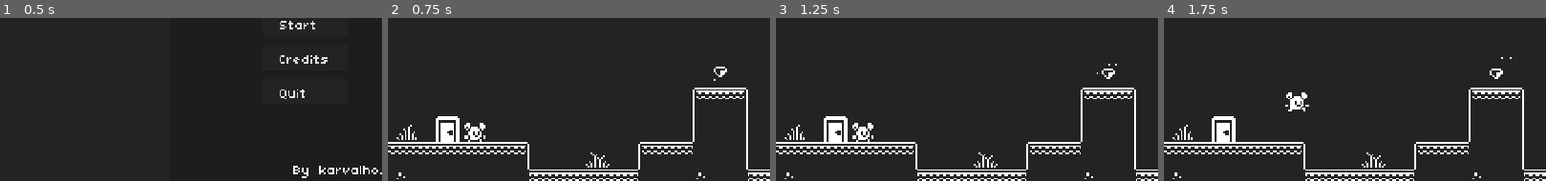
Above: before the commit, frames 1-4 (left to right).
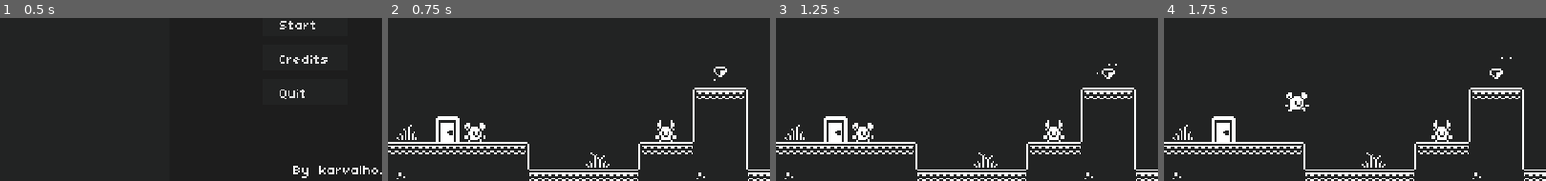
Above: after the commit, the same moments.

Repository: jrenato/duality
Game: Godot game, scene res://UI/main_menu.tscn
The game is run twice, just before and just after one commit, with the same random seed, the same clock (stepped at 60 frames per second) and the same inputs.
Inputs:
- Up to frame 1 (0.5 s): no input
- Up to frame 2 (0.75 s): click "Start" at 0.5 s
- Up to frame 3 (1.25 s): no input
- Up to frame 4 (1.75 s): hold D (move_right) from 1.28 s (still down); tap W (enter) at 1.35 s; tap Space (jump) at 1.52 s
The pictures show only the part of the screen within x 10-60%, y 29-79%; the shares and areas given below are measured in that part.

Frame 1 is identical in both runs. In frame 2, 0.3% of the frame differs, in the area x 70-76%, y 62-77%; in frame 3, 0.3%; in frame 4, 0.3%.

Commit message:
Added basic quest giver interaction

Diff:
--- /dev/null
+++ b/Autoloads/quest_database.gd
@@ -0,0 +1,11 @@
+extends Node
+
+@export var quest_data : Resource
+
+
+func get_quest(quest_id) -> QuestDetails:
+	for quest in quest_data.quests:
+		if quest.quest_id == quest_id:
+			return quest
+
+	return null
--- /dev/null
+++ b/Autoloads/quest_database.tscn
@@ -0,0 +1,8 @@
+[gd_scene load_steps=3 format=3 uid="uid://mx7267xj7ixj"]
+
+[ext_resource type="Script" path="res://Autoloads/quest_database.gd" id="1_22ebu"]
+[ext_resource type="Resource" uid="uid://e4hunpdghwtn" path="res://Systems/Quest/quest_data.tres" id="2_6vufs"]
+
+[node name="QuestDatabase" type="Node"]
+script = ExtResource("1_22ebu")
+quest_data = ExtResource("2_6vufs")
--- /dev/null
+++ b/Characters/quest_giver.gd
@@ -0,0 +1,13 @@
+extends Area2D
+
+@onready var quest_giver_component: Node = %QuestGiverComponent
+
+@export var active : bool = true
+
+
+func _ready() -> void:
+	pass
+
+
+func interact_with(player : Player) -> void:
+	quest_giver_component.interact_with(player)
--- /dev/null
+++ b/Characters/quest_giver.tscn
@@ -0,0 +1,41 @@
+[gd_scene load_steps=7 format=3 uid="uid://cm35j6jsq14nh"]
+
+[ext_resource type="Script" path="res://Characters/quest_giver.gd" id="1_paxk5"]
+[ext_resource type="Texture2D" uid="uid://cqa1rmoq1njky" path="res://Assets/monochrome_tilemap_transparent_packed.png" id="1_w4jq4"]
+[ext_resource type="PackedScene" uid="uid://bkwxbsfyg04ng" path="res://Systems/Quest/Components/quest_giver_component.tscn" id="2_cclj6"]
+
+[sub_resource type="CapsuleShape2D" id="CapsuleShape2D_ceoem"]
+radius = 5.0
+height = 14.0
+
+[sub_resource type="AtlasTexture" id="AtlasTexture_08s3x"]
+atlas = ExtResource("1_w4jq4")
+region = Rect2(0, 208, 16, 16)
+
+[sub_resource type="SpriteFrames" id="SpriteFrames_yt551"]
+animations = [{
+"frames": [{
+"duration": 1.0,
+"texture": SubResource("AtlasTexture_08s3x")
+}],
+"loop": true,
+"name": &"idle",
+"speed": 5.0
+}]
+
+[node name="QuestGiver" type="Area2D"]
+script = ExtResource("1_paxk5")
+
+[node name="QuestGiverComponent" parent="." instance=ExtResource("2_cclj6")]
+unique_name_in_owner = true
+quest_id = 1001
+
+[node name="CollisionShape2D" type="CollisionShape2D" parent="."]
+position = Vector2(0, -7)
+shape = SubResource("CapsuleShape2D_ceoem")
+
+[node name="AnimatedSprite2D" type="AnimatedSprite2D" parent="."]
+position = Vector2(0, -8)
+sprite_frames = SubResource("SpriteFrames_yt551")
+animation = &"idle"
+autoplay = "idle"
--- a/Levels/level01.tscn
+++ b/Levels/level01.tscn
@@ -9,6 +9,7 @@
 [ext_resource type="PackedScene" uid="uid://cx5ekubs7wmm3" path="res://Levels/spawn_point.tscn" id="8_o4n8y"]
 [ext_resource type="PackedScene" uid="uid://c2egxttv8ba23" path="res://Levels/exit_door.tscn" id="8_rehrj"]
 [ext_resource type="PackedScene" uid="uid://c5oubomrg0noi" path="res://Levels/level02.tscn" id="9_q8e0h"]
+[ext_resource type="PackedScene" uid="uid://cm35j6jsq14nh" path="res://Characters/quest_giver.tscn" id="10_gdi1d"]
 
 [node name="Level" type="Node2D"]
 script = ExtResource("1_vtri3")
@@ -43,4 +44,7 @@
 position = Vector2(360, 184)
 next_level = ExtResource("9_q8e0h")
 
+[node name="QuestGiver" parent="." instance=ExtResource("10_gdi1d")]
+position = Vector2(208, 176)
+
 [connection signal="timeout" from="SpawnTimer" to="." method="_on_spawn_timer_timeout"]
--- a/Player/platformer_controller.gd
+++ b/Player/platformer_controller.gd
@@ -1,5 +1,4 @@
 extends CharacterBody2D
-
 class_name PlatformerController2D
 
 signal jumped(is_ground_jump: bool)
--- a/Player/player.gd
+++ b/Player/player.gd
@@ -1,10 +1,11 @@
 extends PlatformerController2D
 class_name Player
 
-@onready var animated_sprite: AnimatedSprite2D = $AnimatedSprite2D
-@onready var interaction_area: Area2D = %InteractionArea2D
+@onready var animated_sprite : AnimatedSprite2D = $AnimatedSprite2D
+@onready var interaction_area : Area2D = %InteractionArea2D
+@onready var quest_log_component : QuestLogComponent = %QuestLogComponent
 
-var interactable_nearby: Area2D
+var interactable_nearby : Area2D
 
 
 func _ready() -> void:
--- a/Player/player.tscn
+++ b/Player/player.tscn
@@ -1,7 +1,8 @@
-[gd_scene load_steps=11 format=3 uid="uid://bxurph16m1826"]
+[gd_scene load_steps=12 format=3 uid="uid://bxurph16m1826"]
 
 [ext_resource type="Script" path="res://Player/player.gd" id="1_2a34q"]
 [ext_resource type="Texture2D" uid="uid://cqa1rmoq1njky" path="res://Assets/monochrome_tilemap_transparent_packed.png" id="2_2p4lx"]
+[ext_resource type="PackedScene" uid="uid://bdps56r6rpulg" path="res://Systems/Quest/Components/quest_log_component.tscn" id="3_4ikp0"]
 
 [sub_resource type="AtlasTexture" id="AtlasTexture_nmdwe"]
 atlas = ExtResource("2_2p4lx")
@@ -86,6 +87,9 @@
 position = Vector2(0, -6)
 shape = SubResource("CircleShape2D_l0uvb")
 
+[node name="QuestLogComponent" parent="." instance=ExtResource("3_4ikp0")]
+unique_name_in_owner = true
+
 [node name="InteractionArea2D" type="Area2D" parent="."]
 unique_name_in_owner = true
 
--- /dev/null
+++ b/Systems/Quest/Components/quest_giver_component.gd
@@ -0,0 +1,26 @@
+extends Node
+
+@export var quest_id : int
+
+var quest_details : QuestDetails
+
+
+func _ready() -> void:
+	quest_details = QuestDatabase.get_quest(1001)
+
+
+func interact_with(player : Player) -> void:
+	if not quest_details:
+		return
+
+	if player.quest_log_component.query_active_quest(quest_details.quest_id):
+		print("You already have that quest")
+		return
+
+	# TODO: Display quest
+	# player.quest_log_component.add_new_quest(quest_details)
+	display_quest()
+
+
+func display_quest() -> void:
+	print(quest_details.quest_name)
--- /dev/null
+++ b/Systems/Quest/Components/quest_giver_component.tscn
@@ -0,0 +1,6 @@
+[gd_scene load_steps=2 format=3 uid="uid://bkwxbsfyg04ng"]
+
+[ext_resource type="Script" path="res://Systems/Quest/Components/quest_giver_component.gd" id="1_37opb"]
+
+[node name="QuestGiverComponent" type="Node"]
+script = ExtResource("1_37opb")
--- /dev/null
+++ b/Systems/Quest/Components/quest_log_component.gd
@@ -0,0 +1,30 @@
+extends Node
+class_name QuestLogComponent
+
+@export var quest_base_scene : PackedScene
+
+var current_active_quests : Array[int]
+var completed_quests : Array[int]
+var currect_tracked_quest : String
+
+@onready var current_quests: Node = %CurrentQuests
+
+
+func add_new_quest(quest_details : QuestDetails) -> void:
+	if quest_details.quest_id not in current_active_quests:
+		current_active_quests.append(quest_details.quest_id)
+		var quest_base : QuestBase  = quest_base_scene.instantiate()
+		current_quests.add_child(quest_base)
+		quest_base.quest_details = quest_details
+
+
+func complete_quest() -> void:
+	pass
+
+
+func query_active_quest(quest_id : int) -> bool:
+	return quest_id in current_active_quests
+
+
+func track_quest() -> void:
+	pass
--- /dev/null
+++ b/Systems/Quest/Components/quest_log_component.tscn
@@ -0,0 +1,11 @@
+[gd_scene load_steps=3 format=3 uid="uid://bdps56r6rpulg"]
+
+[ext_resource type="Script" path="res://Systems/Quest/Components/quest_log_component.gd" id="1_lv8rn"]
+[ext_resource type="PackedScene" uid="uid://b862nja7iih4y" path="res://Systems/Quest/quest_base.tscn" id="2_wy5f7"]
+
+[node name="QuestLogComponent" type="Node"]
+script = ExtResource("1_lv8rn")
+quest_base_scene = ExtResource("2_wy5f7")
+
+[node name="CurrentQuests" type="Node" parent="."]
+unique_name_in_owner = true
--- a/Systems/Quest/Resources/quest_details.gd
+++ b/Systems/Quest/Resources/quest_details.gd
@@ -1,6 +1,7 @@
 extends Resource
 class_name QuestDetails
 
+@export var quest_id : int
 @export var quest_name : String
 @export_multiline var log_description : String
 @export_multiline var tracking_description : String
--- a/Systems/Quest/quest_base.gd
+++ b/Systems/Quest/quest_base.gd
@@ -1,9 +1,8 @@
 extends Node
 class_name QuestBase
 
-@export var quest_id : int
-@export var quest_details : QuestDetails
-@export var current_stage : int
-@export var current_stage_details : StageDetails
-@export var current_objective_progress : Dictionary
-@export var is_completed : bool
+var quest_details : QuestDetails
+var current_stage : int
+var current_stage_details : StageDetails
+var current_objective_progress : Dictionary
+var is_completed : bool
--- a/Systems/Quest/quest_data.tres
+++ b/Systems/Quest/quest_data.tres
@@ -26,6 +26,7 @@
 
 [sub_resource type="Resource" id="Resource_f27w2"]
 script = ExtResource("1_e0vob")
+quest_id = 1001
 quest_name = "Find out what's happening"
 log_description = "You have to find out what's happening."
 tracking_description = "You have to find out what's happening."
--- a/project.godot
+++ b/project.godot
@@ -29,6 +29,7 @@
 
 Events="*res://Autoloads/events.gd"
 SoundPlayer="*res://Autoloads/sound_player.tscn"
+QuestDatabase="*res://Autoloads/quest_database.tscn"
 
 [display]
 
Not shown: 1 places in Levels/level01.tscn that only renumber resources
